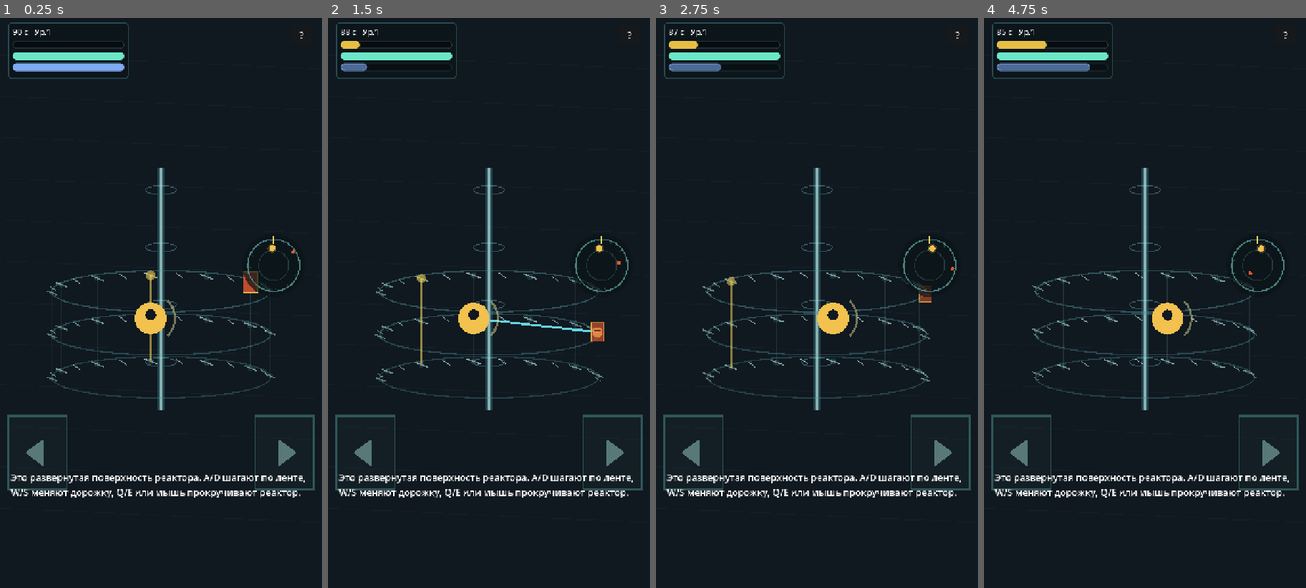
Above: before the commit, frames 1-4 (left to right).
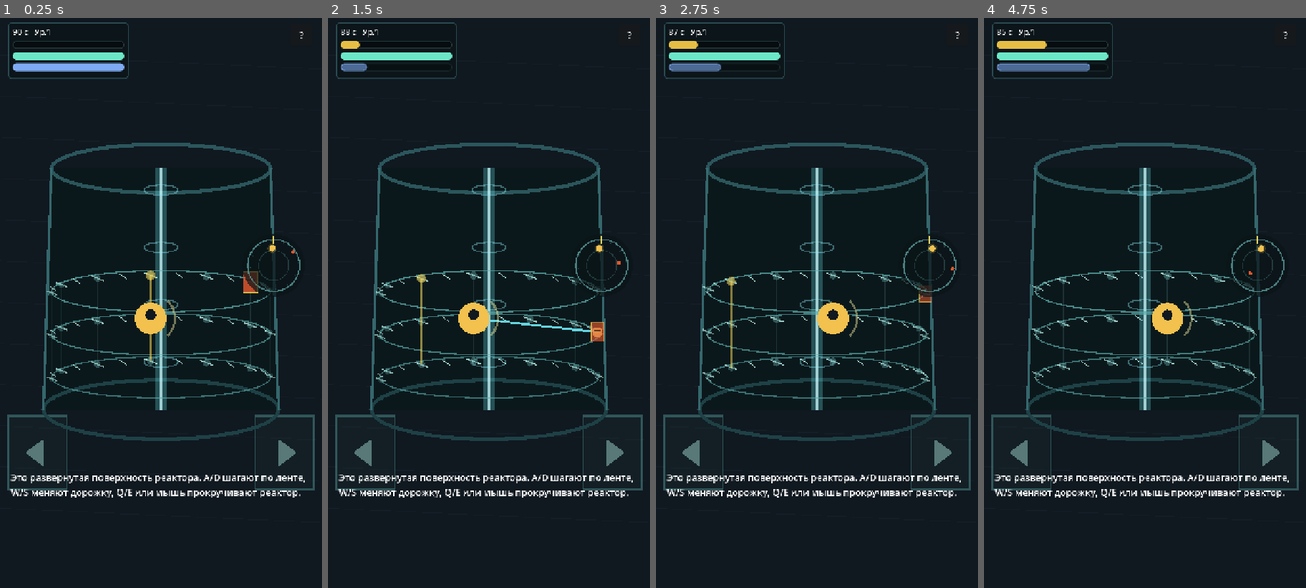
Above: after the commit, the same moments.

Repository: GeorgeYahontov/clocktower-reactor
Game: Godot game, scene res://scenes/Main.tscn
Two runs of this game, one before a commit and one after it. Both use one fixed random seed, a clock stepped at 60 frames per second and the inputs below.
Inputs (mouse positions are in pixels of both pictures, inside the frame that each line leads up to):
- Up to frame 1 (0.25 s): no input
- Up to frame 2 (1.5 s): move the mouse to (559, 274) at 0.52 s; hold D (move_right) 0.53-1.25 s; tap Space (pulse) at 0.6 s; click (559, 274) at 0.67 s; drag from (424, 331) to (472, 417) at 1.27 s
- Up to frame 3 (2.75 s): move the mouse to (849, 177) at 2.02 s; hold D (move_right) from 2.03 s (still down); tap Space (pulse) at 2.1 s
- Up to frame 4 (4.75 s): release D (move_right) at 2.75 s; drag from (1128, 417) to (1048, 217) at 2.77 s; move the mouse to (1241, 388) at 3.52 s; hold A (move_left) 3.53-4.25 s; tap Space (pulse) at 3.6 s; drag from (1048, 217) to (1096, 160) at 4.27 s

The runs differ from the first frame. In frame 1, 4.7% of the frame differs, in the area x 12-88%, y 21-75%; in frame 2, 4.7%; in frame 3, 4.7%; in frame 4, 4.8%.

Commit message:
Add solid reactor progression and audio

Diff:
--- a/scenes/Main.tscn
+++ b/scenes/Main.tscn
@@ -1,8 +1,9 @@
-[gd_scene load_steps=4 format=3 uid="uid://clocktowerreactormain"]
+[gd_scene load_steps=5 format=3 uid="uid://clocktowerreactormain"]
 
 [ext_resource type="Script" path="res://scripts/core/Main.gd" id="1_main"]
 [ext_resource type="Script" path="res://scripts/presentation/TowerRenderer.gd" id="2_tower"]
 [ext_resource type="Script" path="res://scripts/ui/Hud.gd" id="3_hud"]
+[ext_resource type="Script" path="res://scripts/audio/AudioFeedback.gd" id="4_audio"]
 
 [node name="Main" type="Node2D"]
 script = ExtResource("1_main")
@@ -12,3 +13,6 @@
 
 [node name="Hud" type="CanvasLayer" parent="."]
 script = ExtResource("3_hud")
+
+[node name="AudioFeedback" type="Node" parent="."]
+script = ExtResource("4_audio")
--- /dev/null
+++ b/scripts/audio/AudioFeedback.gd
@@ -0,0 +1,82 @@
+extends Node
+
+var state: RefCounted
+var _players: Array[AudioStreamPlayer] = []
+var _repair_seen := 0
+var _damage_seen := 0
+var _upgrade_seen := 0
+var _pulse_seen := 0
+var _shot_seen := 0
+
+func bind(game_state: RefCounted) -> void:
+	state = game_state
+	for i in 6:
+		var player := AudioStreamPlayer.new()
+		player.volume_db = -12.0
+		add_child(player)
+		_players.append(player)
+
+func update() -> void:
+	if state == null:
+		return
+	var repair_count := 0
+	var damage_count := 0
+	var upgrade_count := 0
+	for flash in state.event_flashes:
+		match String(flash["kind"]):
+			"repair":
+				repair_count += 1
+			"damage":
+				damage_count += 1
+			"upgrade":
+				upgrade_count += 1
+	if repair_count > _repair_seen:
+		_play_tone(640.0, 0.10, -10.0)
+		_play_tone(920.0, 0.08, -14.0)
+	if damage_count > _damage_seen:
+		_play_tone(115.0, 0.16, -8.0)
+	if upgrade_count > _upgrade_seen:
+		_play_tone(520.0, 0.10, -12.0)
+		_play_tone(780.0, 0.12, -11.0)
+	_repair_seen = repair_count
+	_damage_seen = damage_count
+	_upgrade_seen = upgrade_count
+
+	if state.pulse_effects.size() > _pulse_seen:
+		_play_tone(180.0, 0.12, -10.0)
+		_play_tone(360.0, 0.18, -16.0)
+	_pulse_seen = state.pulse_effects.size()
+
+	if state.shot_traces.size() > _shot_seen:
+		_play_tone(980.0, 0.035, -24.0)
+	_shot_seen = state.shot_traces.size()
+
+func _play_tone(frequency: float, duration: float, volume_db: float) -> void:
+	var player := _next_player()
+	player.stop()
+	player.volume_db = volume_db
+	player.stream = _make_tone(frequency, duration)
+	player.play()
+
+func _next_player() -> AudioStreamPlayer:
+	for player in _players:
+		if not player.playing:
+			return player
+	return _players[0]
+
+func _make_tone(frequency: float, duration: float) -> AudioStreamWAV:
+	var mix_rate := 22050
+	var sample_count := int(float(mix_rate) * duration)
+	var data := PackedByteArray()
+	data.resize(sample_count * 2)
+	for i in sample_count:
+		var t := float(i) / float(mix_rate)
+		var fade := 1.0 - float(i) / maxf(1.0, float(sample_count - 1))
+		var sample := int(sin(TAU * frequency * t) * fade * 18000.0)
+		data.encode_s16(i * 2, sample)
+	var stream := AudioStreamWAV.new()
+	stream.format = AudioStreamWAV.FORMAT_16_BITS
+	stream.mix_rate = mix_rate
+	stream.stereo = false
+	stream.data = data
+	return stream
--- a/scripts/core/Main.gd
+++ b/scripts/core/Main.gd
@@ -4,6 +4,7 @@
 
 @onready var tower_renderer: Node2D = $TowerRenderer
 @onready var hud: CanvasLayer = $Hud
+@onready var audio_feedback: Node = $AudioFeedback
 
 var game_state: GameState
 var _touch_dragging := false
@@ -15,6 +16,7 @@
 	game_state.setup_new_run()
 	tower_renderer.bind(game_state)
 	hud.bind(game_state)
+	audio_feedback.bind(game_state)
 	hud.upgrade_selected.connect(_on_upgrade_selected)
 	hud.restart_requested.connect(_on_restart_requested)
 
@@ -23,6 +25,7 @@
 	game_state.tick(delta)
 	tower_renderer.queue_redraw()
 	hud.refresh()
+	audio_feedback.update()
 
 func _unhandled_input(event: InputEvent) -> void:
 	if game_state == null:
--- a/scripts/presentation/TowerRenderer.gd
+++ b/scripts/presentation/TowerRenderer.gd
@@ -17,6 +17,7 @@
 	_draw_touch_zones()
 	_draw_reactor_status_glow()
 	_draw_tower_shell()
+	_draw_reactor_upgrade_modules()
 	_draw_lane_rings()
 	_draw_rotation_ticks()
 	_draw_sector_guides()
@@ -74,12 +75,44 @@
 		draw_line(Vector2(34.0, 1114.0), Vector2(viewport_size.x - 34.0, 1114.0), Color(0.95, 0.82, 0.36, 0.34), 3.0)
 func _draw_tower_shell() -> void:
 	var center: Vector2 = projector.center
-	var top_y := 344.0
-	var bottom_y := 882.0
-	draw_line(Vector2(center.x, top_y), Vector2(center.x, bottom_y), Color(0.43, 0.95, 1.0, 0.20), 16.0)
-	draw_line(Vector2(center.x, top_y), Vector2(center.x, bottom_y), Color(0.82, 1.0, 1.0, 0.58), 4.0)
+	var top_center := Vector2(center.x, 344.0)
+	var bottom_center := Vector2(center.x, 882.0)
+	var body_points := PackedVector2Array([
+		Vector2(center.x - projector.radius_x, top_center.y),
+		Vector2(center.x + projector.radius_x, top_center.y),
+		Vector2(center.x + projector.radius_x + 18.0, bottom_center.y),
+		Vector2(center.x - projector.radius_x - 18.0, bottom_center.y)
+	])
+	draw_colored_polygon(body_points, Color(0.045, 0.095, 0.105, 0.98))
+	_draw_ellipse(top_center, projector.radius_x, 54.0, Color(0.18, 0.36, 0.38, 0.92), 8.0, 0.0, TAU)
+	_draw_ellipse(bottom_center, projector.radius_x + 18.0, 66.0, Color(0.12, 0.26, 0.28, 0.96), 8.0, 0.0, TAU)
+	draw_line(Vector2(center.x - projector.radius_x, top_center.y), Vector2(center.x - projector.radius_x - 18.0, bottom_center.y), Color(0.22, 0.43, 0.45, 0.92), 6.0)
+	draw_line(Vector2(center.x + projector.radius_x, top_center.y), Vector2(center.x + projector.radius_x + 18.0, bottom_center.y), Color(0.22, 0.43, 0.45, 0.92), 6.0)
+	draw_line(Vector2(center.x, top_center.y), Vector2(center.x, bottom_center.y), Color(0.43, 0.95, 1.0, 0.26), 24.0)
+	draw_line(Vector2(center.x, top_center.y), Vector2(center.x, bottom_center.y), Color(0.82, 1.0, 1.0, 0.72), 5.0)
 	for y in [392.0, 520.0, 648.0, 776.0]:
-		_draw_ellipse(Vector2(center.x, y), 34.0, 10.0, Color(0.56, 0.94, 1.0, 0.28), 2.0, 0.0, TAU)
+		_draw_ellipse(Vector2(center.x, y), 38.0, 11.0, Color(0.56, 0.94, 1.0, 0.38), 3.0, 0.0, TAU)
+
+func _draw_reactor_upgrade_modules() -> void:
+	var count: int = state.applied_upgrades.size()
+	if count <= 0:
+		return
+	var center: Vector2 = projector.center
+	var max_modules: int = mini(count, 8)
+	for i in max_modules:
+		var side := -1.0 if i % 2 == 0 else 1.0
+		var row := int(i / 2)
+		var y := 396.0 + float(row) * 108.0
+		var x := center.x + side * (projector.radius_x + 34.0)
+		var module_rect := Rect2(Vector2(x - 20.0, y - 24.0), Vector2(40.0, 48.0))
+		draw_rect(module_rect, Color(0.10, 0.20, 0.21, 0.96), true)
+		draw_rect(module_rect, Color(0.92, 0.78, 0.32, 0.75), false, 3.0)
+		draw_line(Vector2(x - side * 20.0, y), Vector2(center.x + side * 46.0, y), Color(0.92, 0.78, 0.32, 0.42), 3.0)
+		draw_circle(Vector2(x, y), 7.0, Color(0.95, 0.84, 0.42, 0.86))
+	if count >= 3:
+		_draw_ellipse(Vector2(center.x, 610.0), projector.radius_x + 30.0, 88.0, Color(0.92, 0.78, 0.32, 0.32), 6.0, 0.0, TAU)
+	if count >= 6:
+		_draw_ellipse(Vector2(center.x, 610.0), projector.radius_x + 52.0, 104.0, Color(0.50, 1.0, 0.76, 0.26), 6.0, 0.0, TAU)
 
 func _draw_rotation_ticks() -> void:
 	for lane in state.config.lane_count:
@@ -90,7 +123,7 @@
 				continue
 			var pos: Vector2 = projected["position"]
 			var scale: float = projected["scale"]
-			var alpha: float = 0.22 + 0.42 * projected["alpha"]
+			var alpha: float = 0.36 + 0.46 * projected["alpha"]
 			var long_tick: bool = marker % 2 == 0
 			var half: float = 13.0 if long_tick else 7.0
 			var width: float = 3.0 if long_tick else 2.0
@@ -107,8 +140,8 @@
 func _draw_lane_rings() -> void:
 	for lane in state.config.lane_count:
 		var lane_y := projector.center.y + projector.base_y - float(lane) * projector.lane_y
-		var alpha := 0.34 + float(lane) * 0.07
-		_draw_ellipse(Vector2(projector.center.x, lane_y), projector.radius_x, 46.0, Color(0.30, 0.56, 0.58, alpha), 3.0, 0.0, TAU)
+		var alpha := 0.58 + float(lane) * 0.08
+		_draw_ellipse(Vector2(projector.center.x, lane_y), projector.radius_x, 46.0, Color(0.36, 0.68, 0.68, alpha), 3.0, 0.0, TAU)
 
 func _draw_sector_guides() -> void:
 	for sector in state.config.sector_count:
@@ -125,8 +158,8 @@
 			var projected: Dictionary = projector.project(sector, lane, state.tower_rotation, state.config.sector_count)
 			if not projected["front"]:
 				continue
-			var color := Color(0.30, 0.46, 0.48, 0.30 * projected["alpha"])
-			draw_circle(projected["position"], 6.0 * projected["scale"], color)
+			var color := Color(0.38, 0.62, 0.62, 0.46 * projected["alpha"])
+			draw_circle(projected["position"], 7.0 * projected["scale"], color)
 
 func _draw_vents() -> void:
 	for vent in state.vents:
@@ -163,7 +196,7 @@
 func _draw_runner(projected: Dictionary) -> void:
 	var size: Vector2 = Vector2(30.0, 44.0) * projected["scale"]
 	var pos: Vector2 = projected["position"] - size * 0.5
-	draw_rect(Rect2(pos, size), Color(0.89, 0.34, 0.18, projected["alpha"]), true, 4.0)
+	draw_rect(Rect2(pos, size), Color(0.89, 0.34, 0.18, projected["alpha"]), true)
 	draw_rect(Rect2(pos, size), Color(1.0, 0.84, 0.32, projected["alpha"]), false, 2.0)
 	draw_line(projected["position"] + Vector2(-8, -4) * projected["scale"], projected["position"] + Vector2(8, -4) * projected["scale"], Color(0.10, 0.06, 0.04, projected["alpha"]), 3.0)
 
Not shown, changed: docs/00-devlog.md
Not shown, changed: docs/05-current-gameplay.md
